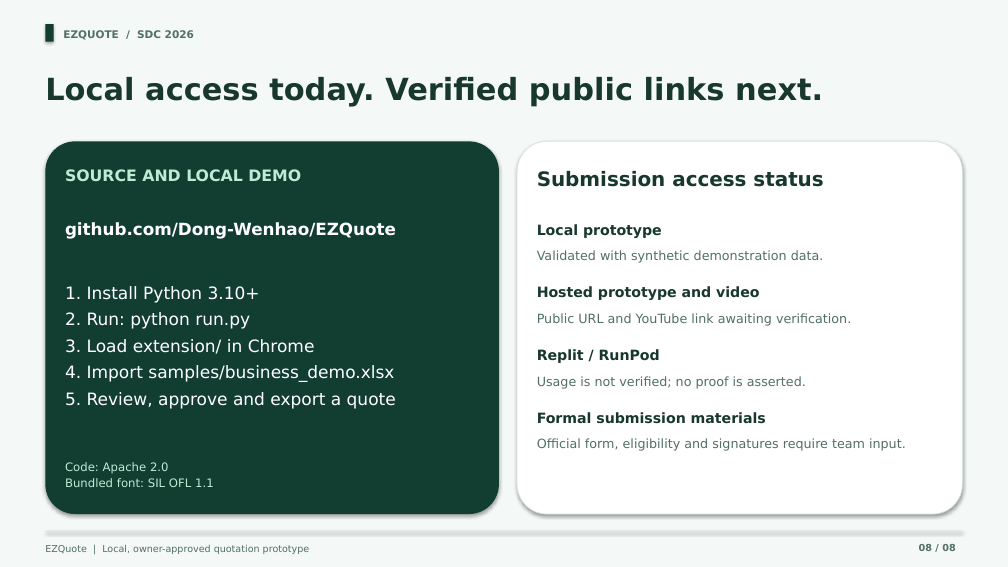
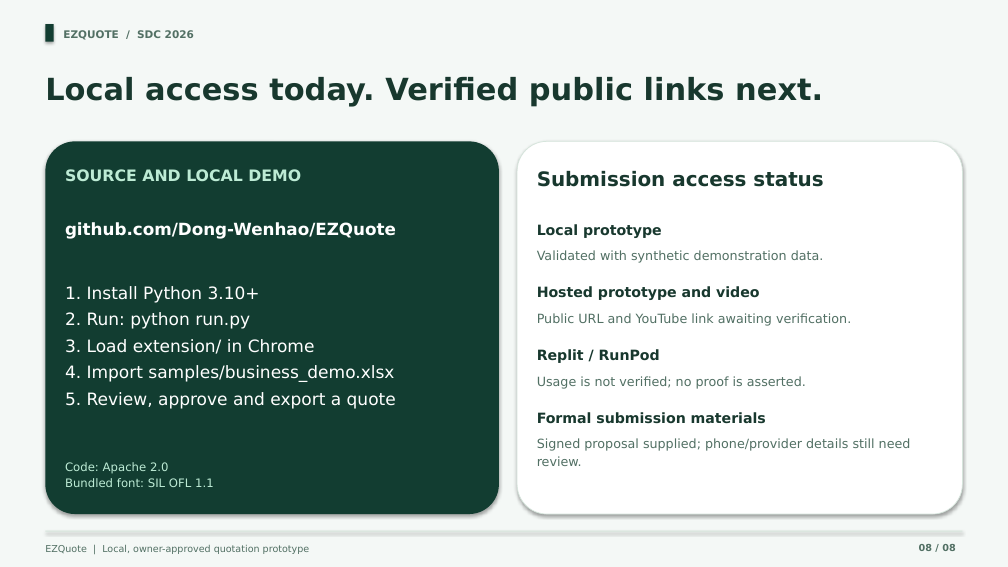
Before and after one commit to Dong-Wenhao/EZQuote, a slide deck: slide 8 of submission/Pitch_Deck_EzQuote.pptx. Drawn at 1008x567 pixels with LibreOffice and Linux fonts; fonts in the diff are those of the drawing. Boxes give left, top, right and bottom in pixels: in the first picture for what was removed or moved away, otherwise in the second. Text is boxed around its words. In the diff, an @@ line names an element or a change of style, - is before the commit and + after.

Commit message:
Add team proposal and update submission materials

```diff
--- a/submission/Pitch_Deck_EzQuote.pptx
+++ b/submission/Pitch_Deck_EzQuote.pptx
@@ text at [537,438,911,466]: text changed @@
-Official form, eligibility and signatures require team input.
+Signed proposal supplied; phone/provider details still need
+review.
```
Also in this commit, not shown: 1 other slide changed, 8 other files.
